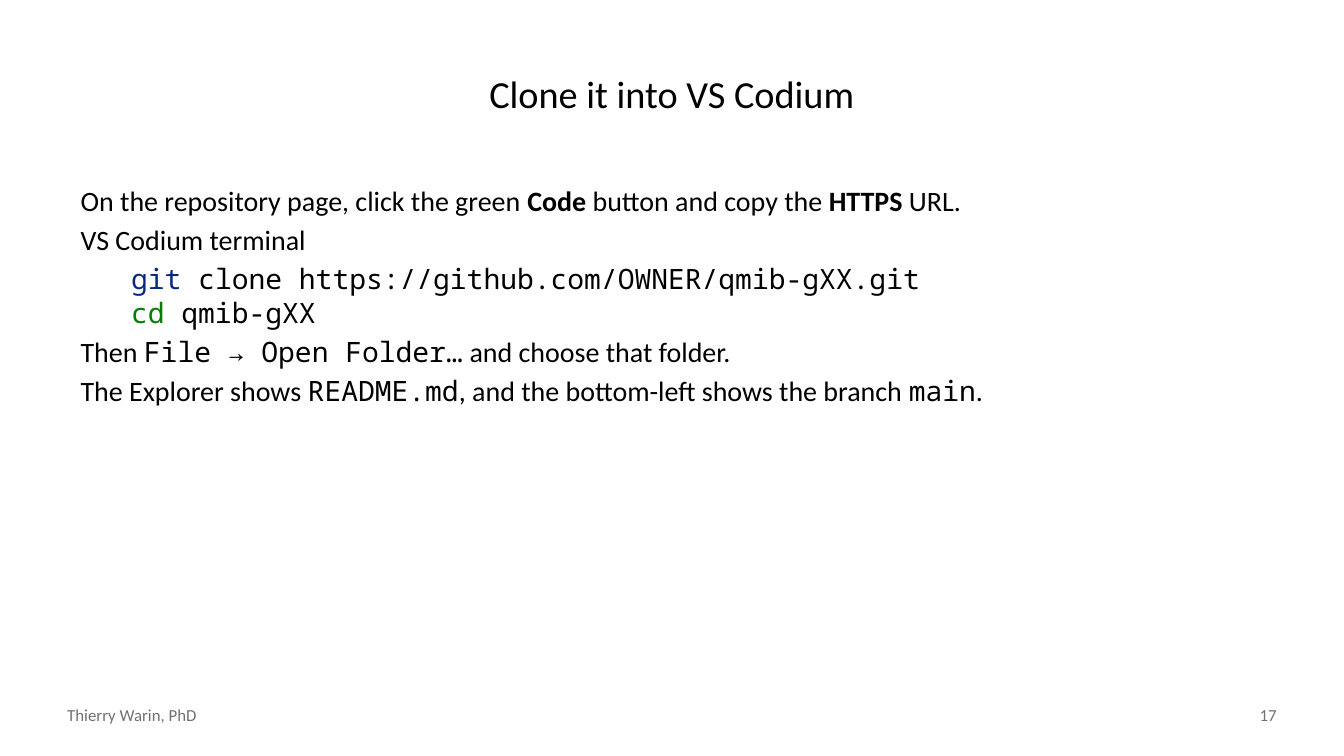
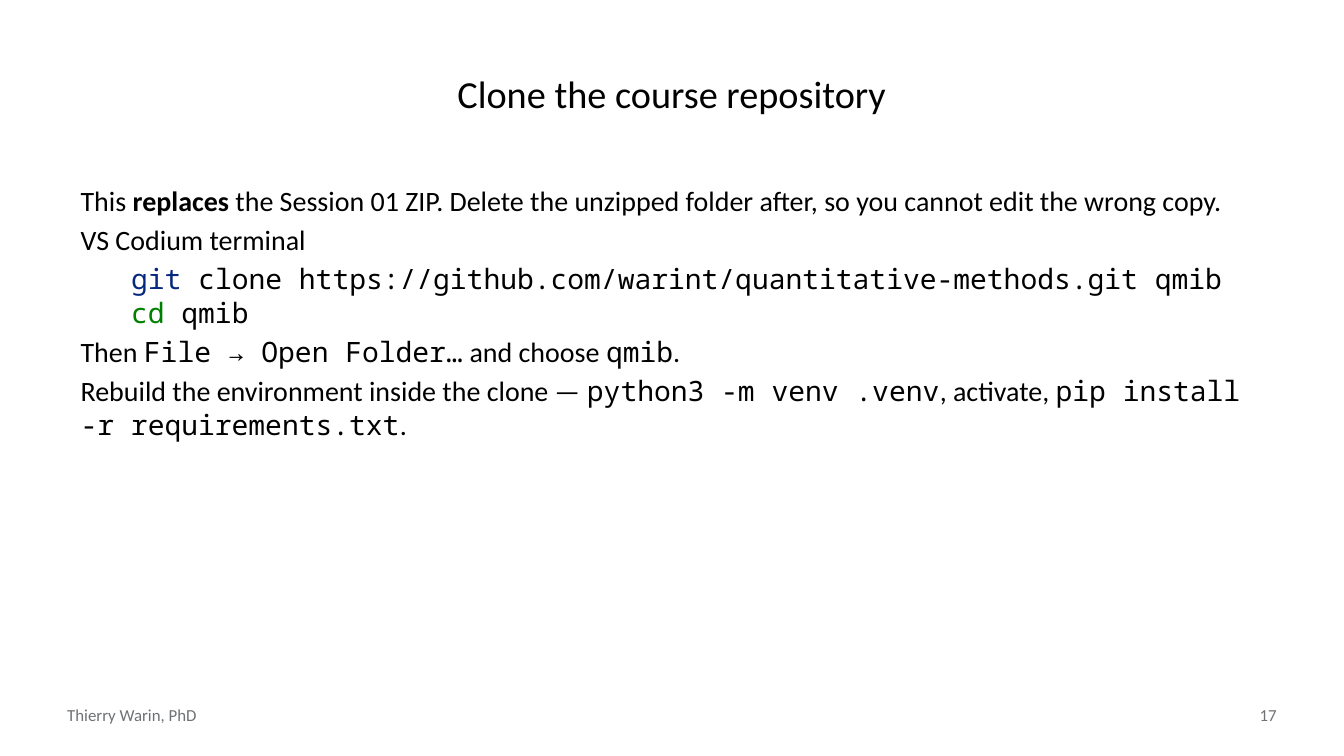
Before and after one commit to warint/quantitative-methods, a slide deck: slide 17 of 02-geometry-of-least-squares/00-pre-session/slides-github-and-teamwork.pptx. Drawn at 1344x756 pixels with LibreOffice and Linux fonts; fonts in the diff are those of the drawing. Boxes give left, top, right and bottom in pixels: in the first picture for what was removed or moved away, otherwise in the second. Text is boxed around its words. In the diff, an @@ line names an element or a change of style, - is before the commit and + after.

```diff
--- a/02-geometry-of-least-squares/00-pre-session/slides-github-and-teamwork.pptx
+++ b/02-geometry-of-least-squares/00-pre-session/slides-github-and-teamwork.pptx
@@ title at (x1=457, y1=81, x2=885, y2=115): text changed @@
-Clone it into VS Codium
+Clone the course repository
@@ text at (x1=81, y1=191, x2=1221, y2=216): text changed @@
-On the repository page, click the green Code button and copy the HTTPS URL.
+This replaces the Session 01 ZIP. Delete the unzipped folder after, so you cannot edit the wrong copy.
@@ text at (x1=81, y1=267, x2=1240, y2=442): text changed @@
-git clone https://github.com/OWNER/qmib-gXX.git
-cd qmib-gXX
-Then File → Open Folder… and choose that folder.
-The Explorer shows README.md, and the bottom-left shows the branch main.
+git clone https://github.com/warint/quantitative-methods.git qmib
+cd qmib
+Then File → Open Folder… and choose qmib.
+Rebuild the environment inside the clone — python3 -m venv .venv, activate, pip install -r requirements.txt.
```
Also in this commit, not shown: 4 other slides changed, 2 slides added, 2 slides removed, 28 other files.
